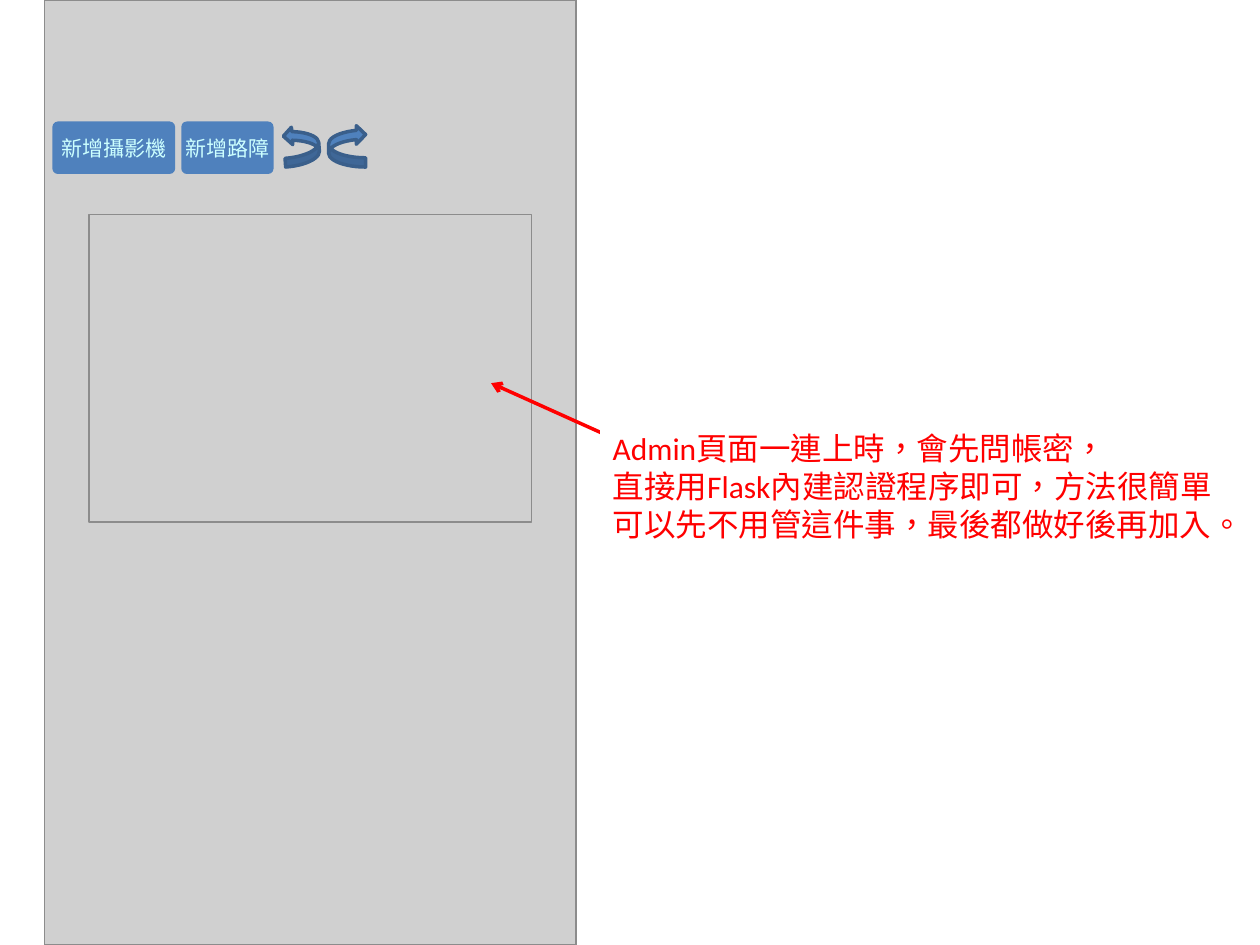
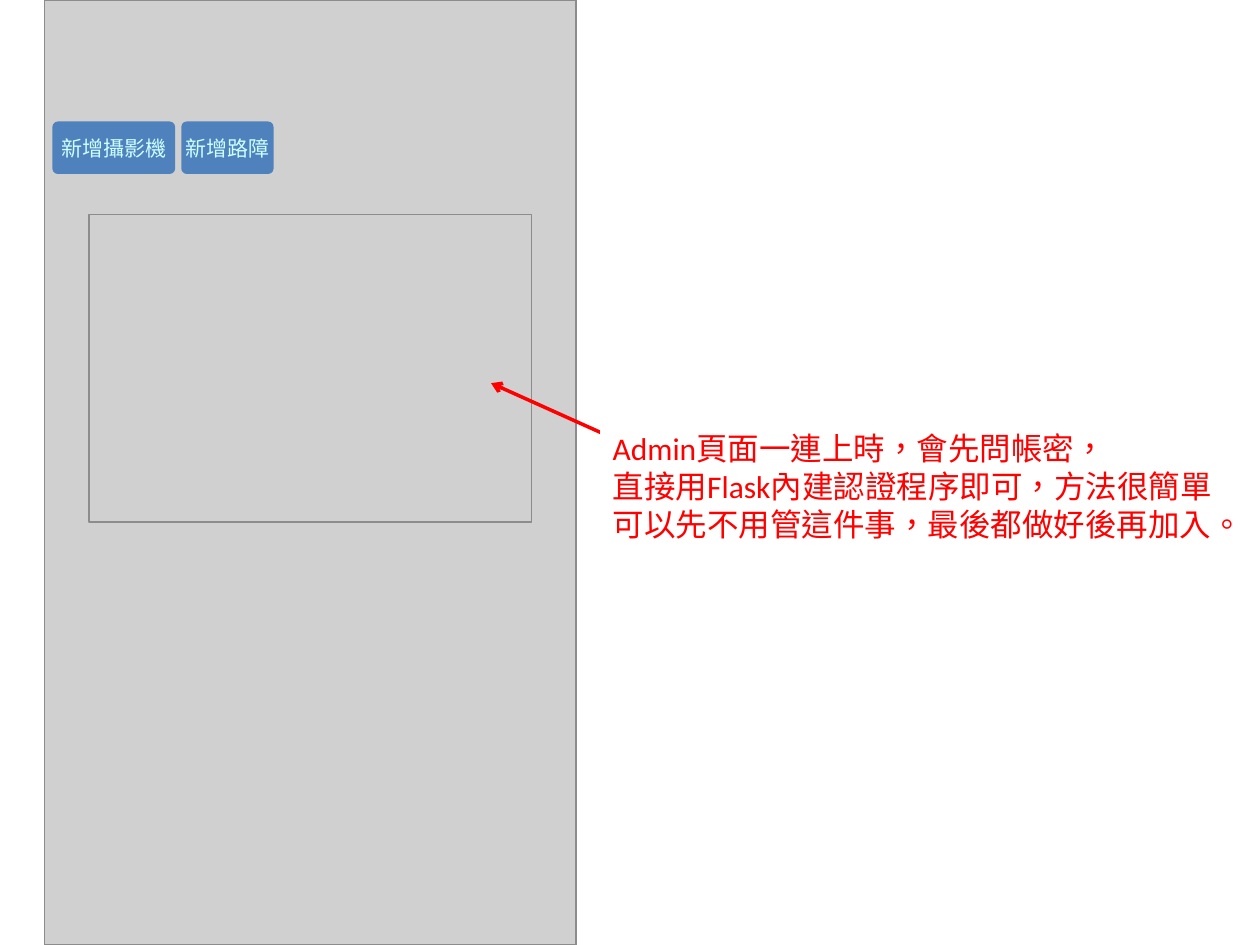
Before and after one commit to IoTtalk/Map, a slide deck: slide 1 of document/Admin頁面v1.pptx. Drawn at 1260x945 pixels with LibreOffice and Linux fonts; fonts in the diff are those of the drawing; grey boxes stand for pictures. Boxes give left, top, right and bottom in pixels: in the first picture for what was removed or moved away, otherwise in the second. Text is boxed around its words. In the diff, an @@ line names an element or a change of style, - is before the commit and + after.

```diff
--- a/document/Admin頁面v1.pptx
+++ b/document/Admin頁面v1.pptx
@@ curved up arrow removed at (283,125,321,167) @@
@@ curved down arrow removed at (329,125,365,166) @@
```
Also in this commit, not shown: 5 other slides changed, 1 other file.
